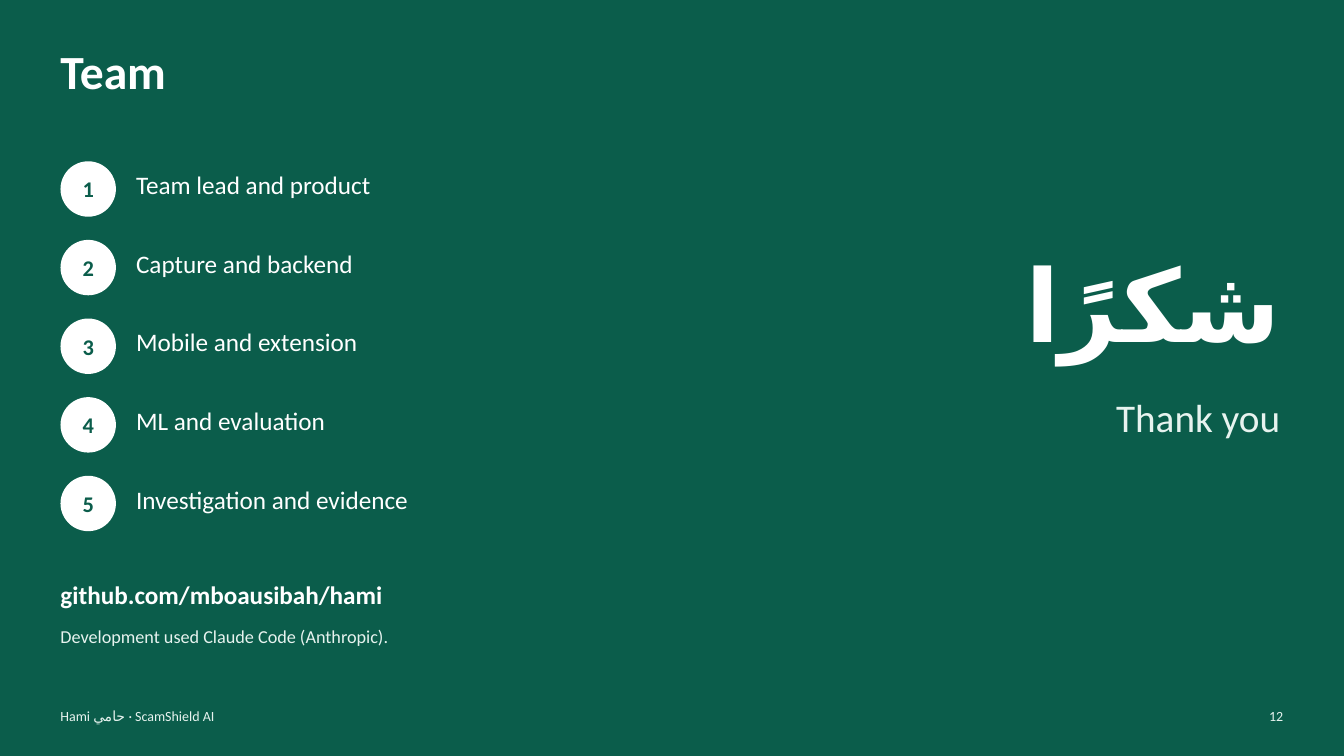
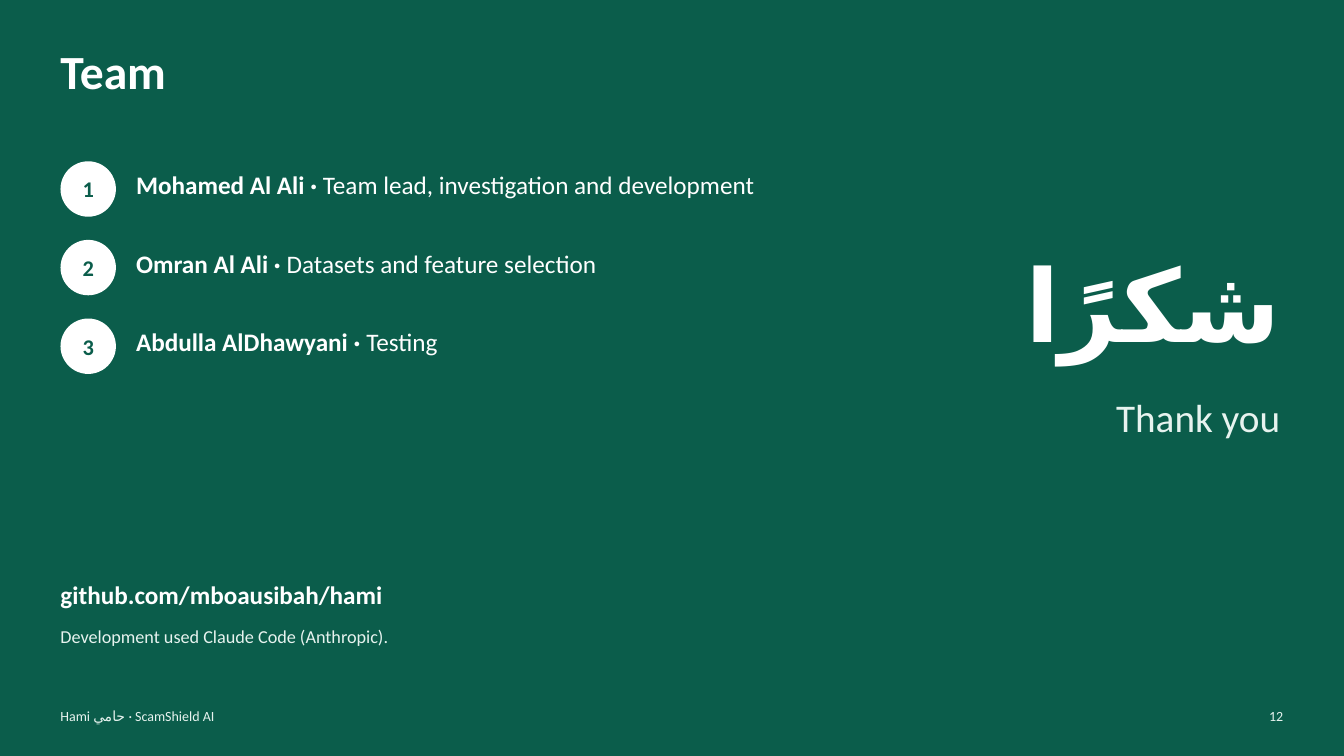
Before and after one commit to mboausibah/hami, a slide deck: slide 12 of docs/Hami.pptx. Drawn at 1344x756 pixels with LibreOffice and Linux fonts; fonts in the diff are those of the drawing. Boxes give left, top, right and bottom in pixels: in the first picture for what was removed or moved away, otherwise in the second. Text is boxed around its words. In the diff, an @@ line names an element or a change of style, - is before the commit and + after.

Commit message:
Team names, project description, final deck

```diff
--- a/docs/Hami.pptx
+++ b/docs/Hami.pptx
@@ text at bbox=[136, 176, 754, 199]: text changed @@
-Team lead and product
+Mohamed Al Ali · Team lead, investigation and development
@@ text at bbox=[136, 255, 596, 274]: text changed @@
-Capture and backend
+Omran Al Ali · Datasets and feature selection
@@ text at bbox=[136, 333, 437, 356]: text changed; bold on @@
-Mobile and extension
+Abdulla AlDhawyani · Testing
@@ ellipse removed at bbox=[60, 397, 116, 453] @@
-4
@@ text removed at bbox=[136, 412, 325, 430] @@
-ML and evaluation
@@ ellipse removed at bbox=[60, 476, 116, 531] @@
-5
@@ text removed at bbox=[136, 491, 408, 514] @@
-Investigation and evidence
```
Also in this commit, not shown: 1 other slide changed, 7 other files.
